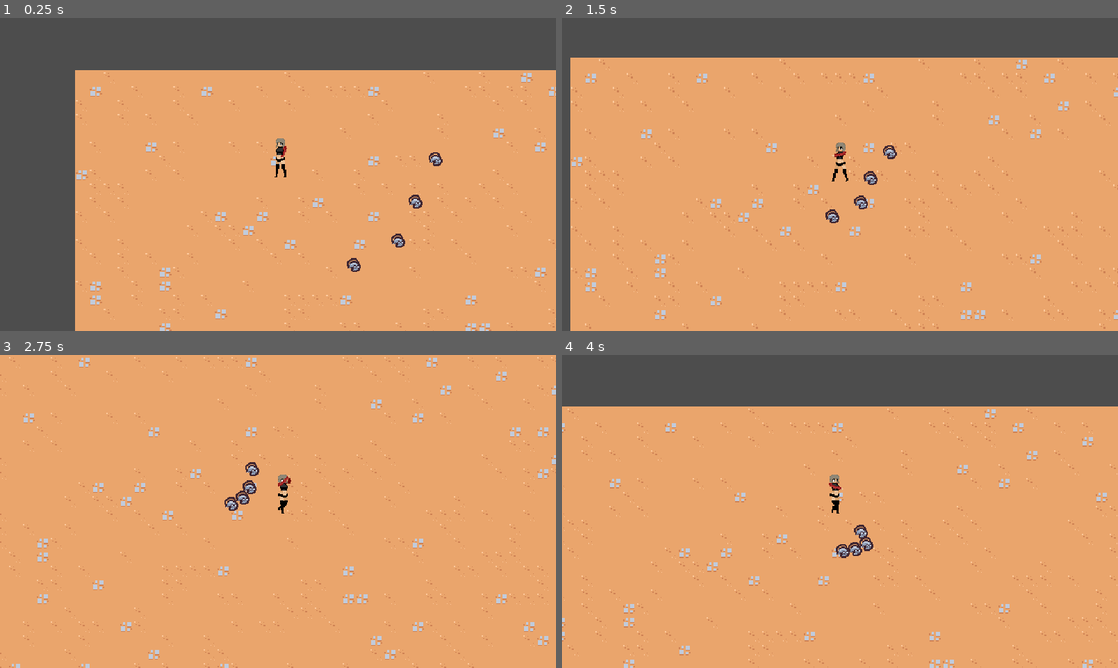
Above: before the commit, frames 1-4 (two rows, left to right).
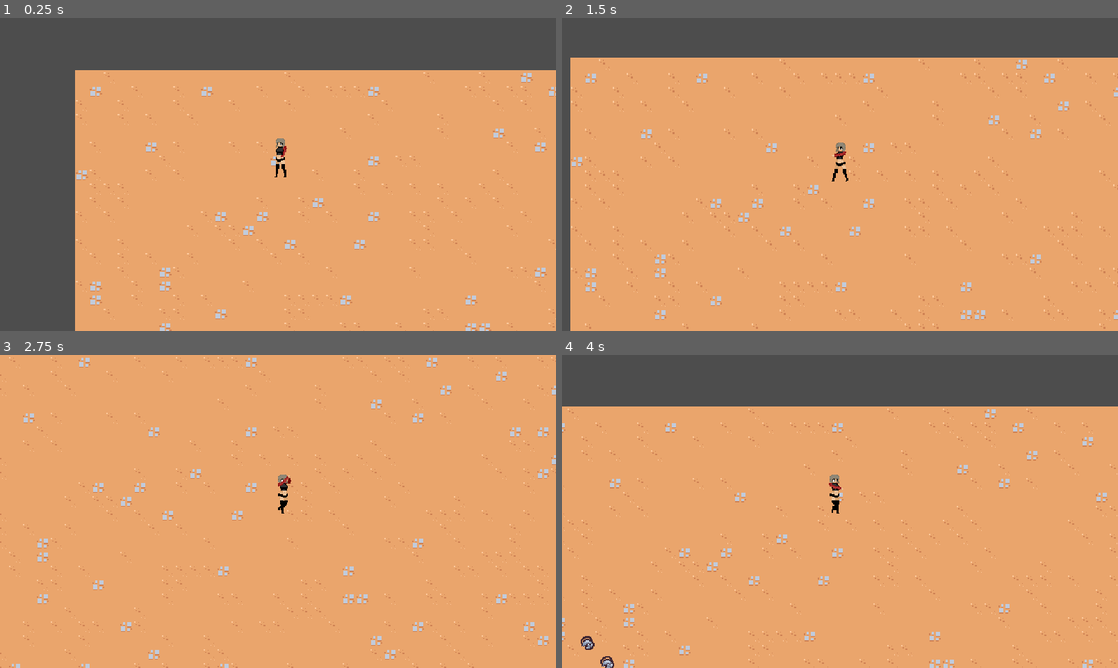
Above: after the commit, the same moments.

Repository: mediwind/Prototype
Game: Godot game, scene res://scenes/main/main.tscn
The game is run twice, just before and just after one commit, with the same random seed, the same clock (stepped at 60 frames per second) and the same inputs.
Inputs (mouse positions are in pixels of both pictures, inside the frame that each line leads up to):
- Up to frame 1 (0.25 s): no input
- Up to frame 2 (1.5 s): move the mouse to (962, 158) at 0.52 s; hold D (move_right) 0.53-1.28 s; click (962, 158) at 0.67 s; move the mouse to (728, 190) at 1.27 s; hold S (move_down) from 1.28 s (still down)
- Up to frame 3 (2.75 s): move the mouse to (333, 442) at 2.02 s; release S (move_down) at 2.03 s; hold D (move_right) from 2.03 s (still down)
- Up to frame 4 (4 s): move the mouse to (812, 574) at 2.77 s; release D (move_right) at 2.78 s; hold W (move_up) 2.78-3.53 s; click (812, 574) at 2.92 s; move the mouse to (1006, 558) at 3.52 s; hold A (move_left) from 3.53 s (still down)

The runs differ from the first frame. In frame 1, 0.3% of the frame differs, in the area x 62-80%, y 42-82%; in frame 2, 0.3%; in frame 3, 0.3%; in frame 4, 0.5%, in the area x 3-56%, y 54-100%.

Commit message:
enemy_manager & weighted_table added

Diff:
--- a/scenes/game_object/player/player.tscn
+++ b/scenes/game_object/player/player.tscn
@@ -115,7 +115,6 @@
 shape = SubResource("CapsuleShape2D_ornvc")
 
 [node name="ShootCooltime" type="Timer" parent="."]
-wait_time = 0.1
 
 [node name="AnimationPlayer" type="AnimationPlayer" parent="."]
 libraries = {
--- a/scenes/main/main.tscn
+++ b/scenes/main/main.tscn
@@ -2,11 +2,13 @@
 
 [ext_resource type="TileSet" uid="uid://bhpjte4l1h6wi" path="res://resources/tileset.tres" id="1_1xlid"]
 [ext_resource type="PackedScene" uid="uid://c3i6iffpbjwdo" path="res://scenes/manager/bullet_manager.tscn" id="1_7dujj"]
+[ext_resource type="PackedScene" uid="uid://bkgb4p0vuag2s" path="res://scenes/manager/enemy_manager.tscn" id="1_8gj33"]
 [ext_resource type="PackedScene" uid="uid://df6r3kykdxlm6" path="res://scenes/game_object/player/player.tscn" id="1_rwiuc"]
 [ext_resource type="PackedScene" uid="uid://cmtruge86l45t" path="res://scenes/game_camera/game_camera.tscn" id="2_p1h8n"]
-[ext_resource type="PackedScene" uid="uid://ctxi6elq72pyh" path="res://scenes/game_object/basic_enemy/basic_enemy.tscn" id="4_phin4"]
 
 [node name="Main" type="Node"]
+
+[node name="EnemyManager" parent="." instance=ExtResource("1_8gj33")]
 
 [node name="TileMap" type="TileMap" parent="."]
 z_index = -1
@@ -23,16 +25,4 @@
 [node name="Player" parent="Entities" instance=ExtResource("1_rwiuc")]
 position = Vector2(236, 121)
 
-[node name="BasicEnemy" parent="Entities" instance=ExtResource("4_phin4")]
-position = Vector2(420, 102)
-
-[node name="BasicEnemy2" parent="Entities" instance=ExtResource("4_phin4")]
-position = Vector2(397, 152)
-
-[node name="BasicEnemy3" parent="Entities" instance=ExtResource("4_phin4")]
-position = Vector2(376, 198)
-
-[node name="BasicEnemy4" parent="Entities" instance=ExtResource("4_phin4")]
-position = Vector2(324, 228)
-
 [node name="Foreground" type="Node2D" parent="." groups=["foreground_layer"]]
--- /dev/null
+++ b/scenes/manager/enemy_manager.gd
@@ -0,0 +1,65 @@
+extends Node
+
+const SPAWN_RADIUS = 375
+
+@export var basic_enemy_scene : PackedScene
+# @export var wizard_enemy_scene : PackedScene
+# @export var arena_time_manager : Node
+
+@onready var timer = $Timer
+
+var base_spawn_time = 0
+var enemy_table = WeightedTable.new()
+
+
+func _ready():
+	enemy_table.add_item(basic_enemy_scene, 10)
+
+	base_spawn_time = timer.wait_time
+	timer.timeout.connect(on_timer_timeout)
+	# arena_time_manager.arena_difficulty_increased.connect(on_arena_difficulty_increased)
+
+
+func get_spawn_position():
+	var player = get_tree().get_first_node_in_group("player") as Node2D
+	if player == null:
+		return Vector2.ZERO
+
+	var spawn_position = Vector2.ZERO
+	var random_direction = Vector2.RIGHT.rotated(randf_range(0, TAU))
+	for i in range(4):
+		spawn_position = player.global_position + (random_direction * SPAWN_RADIUS)
+
+		var query_parameters = PhysicsRayQueryParameters2D.create(player.global_position, spawn_position, 1)
+		var result = get_tree().root.world_2d.direct_space_state.intersect_ray(query_parameters)
+
+		if result.is_empty():
+			break
+		else:
+			random_direction = random_direction.rotated(deg_to_rad(90))
+
+	return spawn_position
+
+
+func on_timer_timeout():
+	timer.start()
+
+	var player = get_tree().get_first_node_in_group("player") as Node2D
+	if player == null:
+		return
+
+	var enemy_scene = enemy_table.pick_item()
+	var enemy = enemy_scene.instantiate() as Node2D
+
+	var entities_layer = get_tree().get_first_node_in_group("entities_layer")
+	entities_layer.add_child(enemy)
+	enemy.global_position = get_spawn_position()
+
+
+# func on_arena_difficulty_increased(arena_difficulty: int):
+# 	var time_off = (0.1 / 12) * arena_difficulty
+# 	time_off = min(time_off, 0.7)
+# 	timer.wait_time = base_spawn_time - time_off
+
+# 	if arena_difficulty == 6:
+# 		enemy_table.add_item(wizard_enemy_scene, 20)
--- /dev/null
+++ b/scenes/manager/enemy_manager.tscn
@@ -0,0 +1,12 @@
+[gd_scene load_steps=3 format=3 uid="uid://bkgb4p0vuag2s"]
+
+[ext_resource type="Script" path="res://scenes/manager/enemy_manager.gd" id="1_7scja"]
+[ext_resource type="PackedScene" uid="uid://ctxi6elq72pyh" path="res://scenes/game_object/basic_enemy/basic_enemy.tscn" id="2_wo617"]
+
+[node name="EnemyManager" type="Node"]
+script = ExtResource("1_7scja")
+basic_enemy_scene = ExtResource("2_wo617")
+
+[node name="Timer" type="Timer" parent="."]
+one_shot = true
+autostart = true
--- /dev/null
+++ b/scripts/weighted_table.gd
@@ -0,0 +1,36 @@
+class_name WeightedTable
+
+var items: Array[Dictionary] = []
+var weight_sum = 0
+
+
+func add_item(item, weight: int):
+    items.append({"item": item, "weight": weight})
+    weight_sum += weight
+
+
+func remove_item(item_to_remove):
+    items = items.filter(func (item): return item["item"] != item_to_remove)
+    weight_sum = 0
+    for item in items:
+        weight_sum += item["weight"]
+
+
+func pick_item(exclude: Array = []):
+    var adjusted_items: Array[Dictionary] = items
+    var adjusted_weight_sum = weight_sum
+    if exclude.size() > 0:
+        adjusted_items = []
+        adjusted_weight_sum = 0
+        for item in items:
+            if item["item"] in exclude:
+                continue
+            adjusted_items.append(item)
+            adjusted_weight_sum += item["weight"]
+
+    var chosen_weight = randi_range(1, adjusted_weight_sum)
+    var iteration_sum = 0
+    for item in adjusted_items:
+        iteration_sum += item["weight"]
+        if chosen_weight <= iteration_sum:
+            return item["item"]
